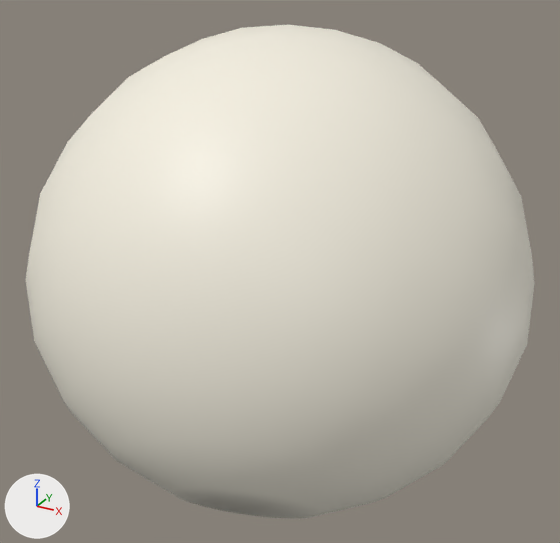
The COLLADA model robot_arm/models/cotton_picks/cotton_pick_C_03/meshes/cotton_pick_C_03.dae: old version first, new version second.
Camera for both pictures: a 50 mm lens placed at (0.0326, -0.0595, 0.0292), pointed at (0.0, -0.0002, -0.0005). The lights are fixed; the arrows at lower left show +X, +Y and +Z. The older version comes first. Vertices at exactly the same position are counted once.

In view in the first picture: 'cotton_pick_C_03'.
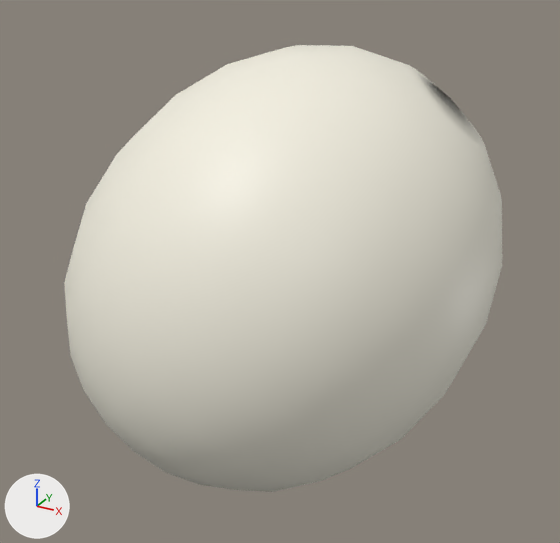
What differs and where, as boxes [x1, y1, x2, y2] in the pictures (560 x 543 px; the box of a moved part takes in the faces that stretch with it):
'cotton_pick_C_03', reshaped (14% narrower, 9% shorter)
    before: [25, 25, 534, 518]
    after: [64, 45, 502, 492]
part 1 of me_cotton_pick_c_03, moved or reshaped
    before: [386, 405, 498, 497]
    after: [135, 156, 448, 475]
part 2 of me_cotton_pick_c_03, edited (looks the same)
    both: [194, 58, 479, 339]

The change, as a list of edits to the scene's bpy script:
```text
Add mat_cotton_off_white_detector:
    mat_cotton_off_white_detector = principled_material('cotton_off_white_detector')
    mat_cotton_off_white_detector.base_color = (0.91, 0.88, 0.76)  # white #f5f1e2
Change me_cotton_pick_c_03:
    used by ob_cotton_pick_c_03; location = (0.0, 0.0, 0.0)
    remove me_cotton_pick_c_03.from_pydata(...)  # 266 vertices, 528 faces; spans x -0.0232..0.0228, y -0.0223..0.0222, z -0.0216..0.0216
    add me_cotton_pick_c_03.from_pydata(...)  # 266 vertices, 528 faces; spans x -0.0201..0.0202, y -0.0213..0.0216, z -0.0203..0.0203
    me_cotton_pick_c_03 part 1: 266 of 266 vertices moved; they spanned x -0.0232..0.0228, y -0.0223..0.0222, z -0.0216..0.0216 and now span x -0.0201..0.0202, y -0.0213..0.0216, z -0.0203..0.0203; mean shift (0.0, 0.0, 0.0)
    me_cotton_pick_c_03 part 2: 504 faces spanning x -0.0201..0.0202, y -0.0213..0.0216, z -0.0203..0.0203 switch from mat_cotton_pick_detector_cream (white #f6f1e2) to mat_cotton_off_white_detector (white #f5f1e2)
```
